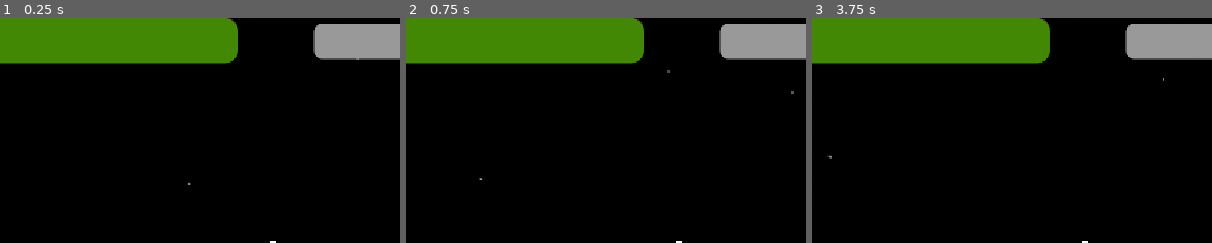
Above: before the commit, frames 1-3 (left to right).
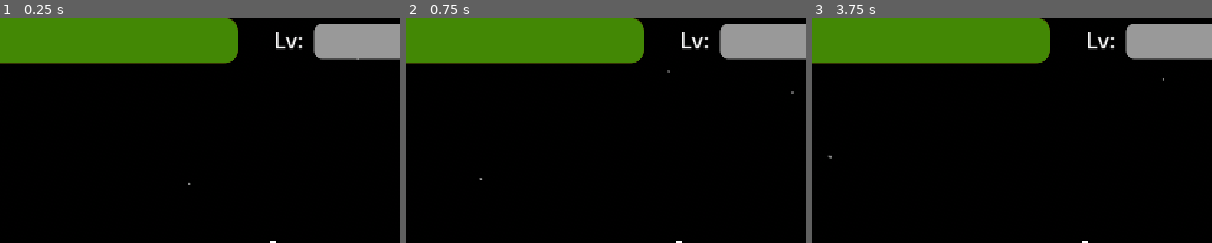
Above: after the commit, the same moments.

Repository: rayanplaygames9/save-the-space
Game: Godot game, scene res://scenes/space/space.tscn
Two runs of this game, one before a commit and one after it. Both use one fixed random seed, a clock stepped at 60 frames per second and the inputs below.
Inputs (mouse positions are % of the whole screen's width and height, from its top left):
- Up to frame 1 (0.25 s): no input
- Up to frame 2 (0.75 s): tap Enter at 0.5 s; move the mouse to (55, 50) at 0.52 s; hold W (forward) from 0.53 s (still down); tap 1 (hotbar_1) at 0.6 s
- Up to frame 3 (3.75 s): keep holding W (forward); tap Space (jump) at 0.77, 1.25, 1.52, 2.75, 3.02 s; move the mouse to (45, 50) at 1.27 s; tap 2 (hotbar_2) at 1.35, 3.6 s; tap Enter at 2, 3.5 s; move the mouse to (52, 48) at 2.02 s; press the mouse at (52, 48) at 2.03 s; move the mouse to (49, 52) at 2.77 s; release the mouse at (49, 52) at 2.78 s; tap 1 (hotbar_1) at 2.85 s; move the mouse to (57, 51) at 3.52 s
The pictures show only the part of the screen within x 16-66%, y 0-50%; the shares and areas given below are measured in that part.

The runs differ from the first frame. In frame 1, 0.2% of the frame differs, in the area x 69-76%, y 6-15%; in frame 2, 0.2%; in frame 3, 0.2%.

Commit message:
Update player.tscn

Diff:
--- a/scenes/player/player.tscn
+++ b/scenes/player/player.tscn
@@ -223,7 +223,6 @@
 transform = Transform3D(0.2, 0, 0, 0, 0.2, 0, 0, 0, 0.2, 0.44845378, -0.19659424, -0.7298006)
 
 [node name="D45Raycast" type="RayCast3D" parent="Head/Camera3D" unique_id=1116130551]
-visible = false
 target_position = Vector3(0, 0, -150)
 collision_mask = 12
 
@@ -283,6 +282,19 @@
 offset_bottom = 63.0
 theme_override_font_sizes/font_size = 32
 text = "HP:"
+horizontal_alignment = 1
+vertical_alignment = 1
+
+[node name="Label2" type="Label" parent="UI" unique_id=227118816]
+anchors_preset = 1
+anchor_left = 1.0
+anchor_right = 1.0
+offset_left = -592.0
+offset_right = -514.0
+offset_bottom = 63.0
+grow_horizontal = 0
+theme_override_font_sizes/font_size = 32
+text = "Lv:"
 horizontal_alignment = 1
 vertical_alignment = 1
 
